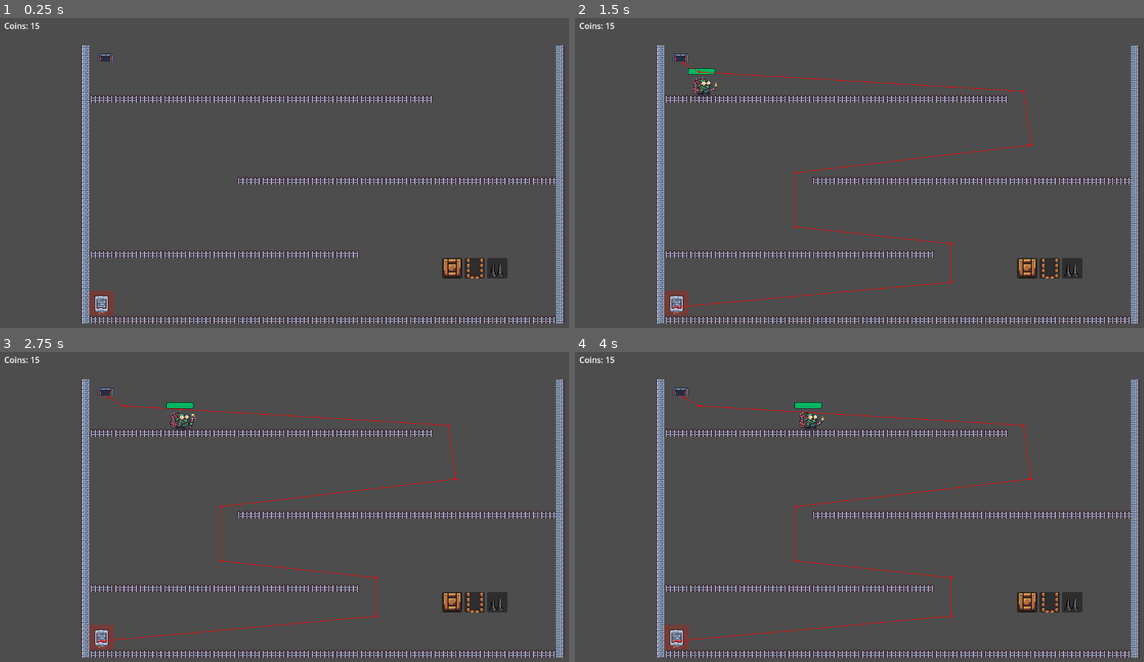
Above: before the commit, frames 1-4 (two rows, left to right).
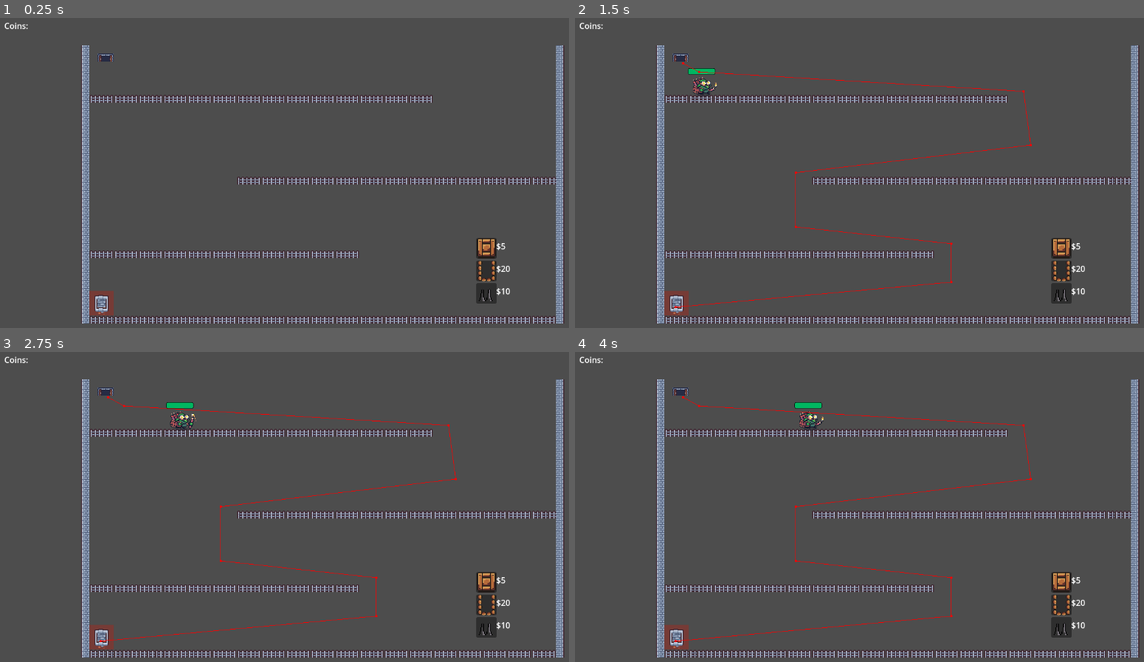
Above: after the commit, the same moments.

Repository: game-devs-csf/godot_journey
Game: Godot game, scene res://Scenes/Play_scenes/horizontal_playground.tscn
The game is run twice, just before and just after one commit, with the same random seed, the same clock (stepped at 60 frames per second) and the same inputs.
Inputs:
- Up to frame 1 (0.25 s): no input
- Up to frame 2 (1.5 s): tap Enter at 0.5 s
- Up to frame 3 (2.75 s): no input
- Up to frame 4 (4 s): no input

The runs differ from the first frame. In frame 1, 1.2% of the frame differs, in the area x 5-90%, y 1-93%; in frame 2, 1.2%; in frame 3, 1.2%; in frame 4, 1.2%.
Error after the commit: Invalid assignment of property or key 'text' with value of type 'String' on a base object of type 'null instance'. (res://Scripts/Managers/game_manager.gd:30)

Commit message:
costs display

Diff:
--- a/Kill_lemmings/Scenes/Play_scenes/horizontal_playground.tscn
+++ b/Kill_lemmings/Scenes/Play_scenes/horizontal_playground.tscn
@@ -40,6 +40,10 @@
 autostart = true
 
 [node name="TrapUi" parent="." instance=ExtResource("3_70lhs")]
+offset_left = 67.0
+offset_top = -39.0
+offset_right = 67.0
+offset_bottom = -39.0
 
 [node name="drop_slot" parent="." instance=ExtResource("4_a20mv")]
 offset_left = 635.0
@@ -65,7 +69,7 @@
 offset_right = 628.0
 offset_bottom = 164.0
 
-[node name="Label" type="Label" parent="."]
+[node name="Coins_label" type="Label" parent="."]
 offset_left = 17.0
 offset_top = 15.0
 offset_right = 140.0
--- a/Kill_lemmings/Scenes/Traps/slot_container.tscn
+++ b/Kill_lemmings/Scenes/Traps/slot_container.tscn
@@ -30,3 +30,10 @@
 texture = SubResource("AtlasTexture_wt30r")
 expand_mode = 1
 stretch_mode = 6
+
+[node name="Label" type="Label" parent="TextureRect"]
+layout_mode = 2
+offset_left = 39.0
+offset_top = 4.0
+offset_right = 68.0
+offset_bottom = 32.0
--- a/Kill_lemmings/Scenes/UI/trap_ui.tscn
+++ b/Kill_lemmings/Scenes/UI/trap_ui.tscn
@@ -30,7 +30,6 @@
 offset_top = 481.0
 offset_right = 1044.0
 offset_bottom = 521.0
-columns = 4
 
 [node name="Slot_container2" parent="Control/GridContainer" instance=ExtResource("1_864pl")]
 layout_mode = 2
--- a/Kill_lemmings/Scripts/Traps/Slot.gd
+++ b/Kill_lemmings/Scripts/Traps/Slot.gd
@@ -2,6 +2,16 @@
 class_name Slot
 @onready var texture_rect = $TextureRect
 @export var Type: String
+@onready var label = $TextureRect/Label
+
+func set_cost():
+	match (Type):
+		"Box":
+			label.text="$5"
+		"Spikes":
+			label.text="$10"
+		"Pit":
+			label.text="$20"
 
 
 func _get_drag_data(at_position):
@@ -25,3 +35,6 @@
 func _drop_data(_pos, data):
 
 		pass
+
+func _ready():
+	set_cost()
